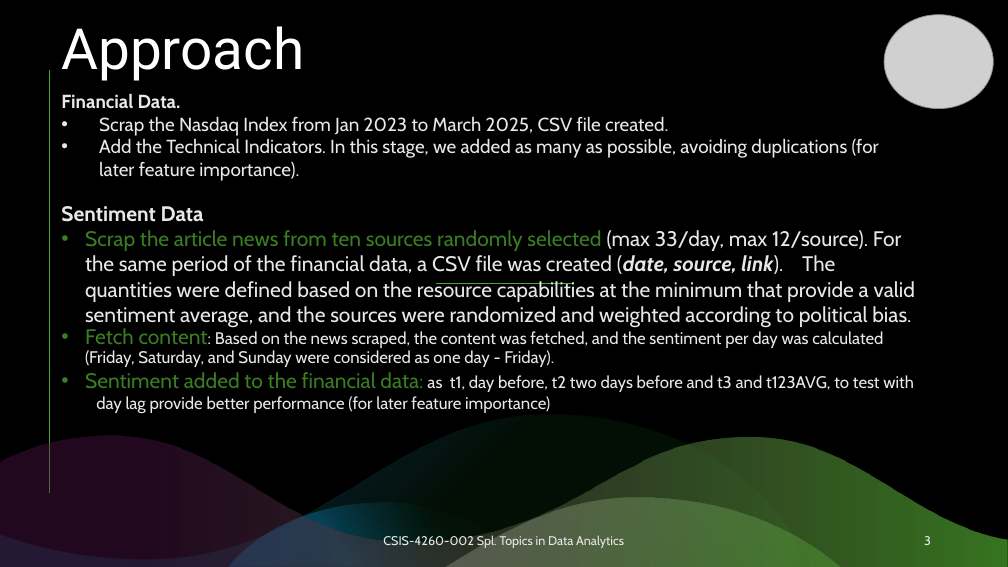
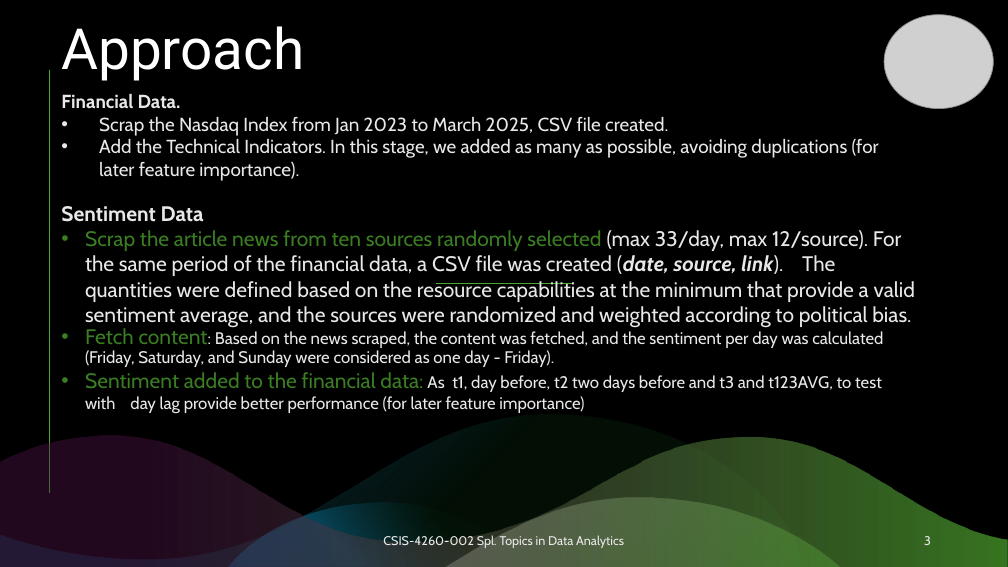
Before and after one commit to Carlos-Sibaja/2025Topics, a slide deck: slide 3 of NASDAQ UP.pptx. Drawn at 1008x567 pixels with LibreOffice and Linux fonts; fonts in the diff are those of the drawing; grey boxes stand for pictures. Boxes give left, top, right and bottom in pixels: in the first picture for what was removed or moved away, otherwise in the second. Text is boxed around its words. In the diff, an @@ line names an element or a change of style, - is before the commit and + after.

Commit message:
Edicion PPT y datos de news 2023

```diff
--- a/NASDAQ UP.pptx
+++ b/NASDAQ UP.pptx
@@ text at <box>85,372,882,413</box>: text changed @@
-• Sentiment added to the financial data: as t1, day before, t2 two days before and t3 and t123AVG, to test with day lag provide better performance (for later feature importance)
+• Sentiment added to the financial data: As t1, day before, t2 two days before and t3 and t123AVG, to test with day lag provide better performance (for later feature importance)
```
Also in this commit, not shown: 2 other files.
